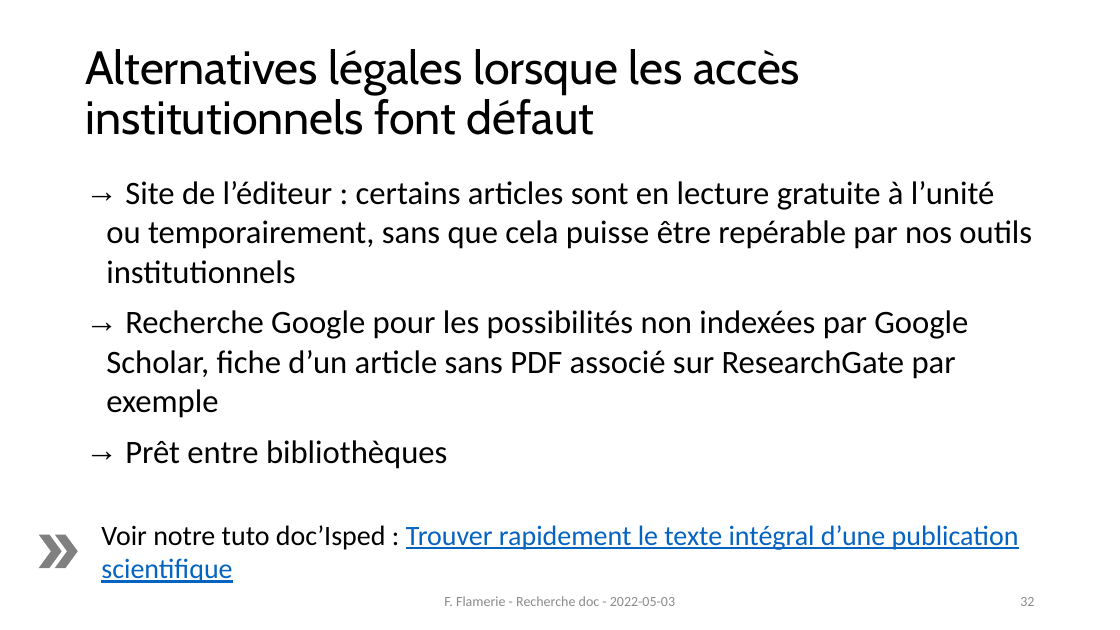
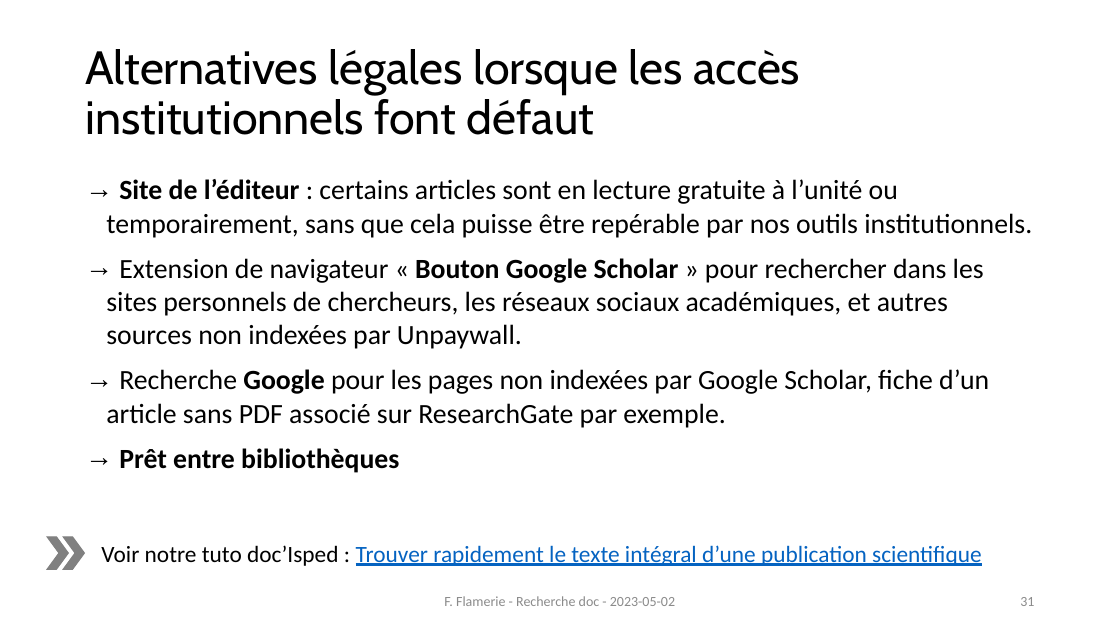
Before and after one commit to fflamerie/formbiblio, a slide deck: slide 31 of docs/module1-1_rech_biblio.pptx (slide 32 before the commit). Drawn at 1120x630 pixels with LibreOffice and Linux fonts; fonts in the diff are those of the drawing. Boxes give left, top, right and bottom in pixels: in the first picture for what was removed or moved away, otherwise in the second. Text is boxed around its words. In the diff, an @@ line names an element or a change of style, - is before the commit and + after.

```diff
--- a/docs/module1-1_rech_biblio.pptx
+++ b/docs/module1-1_rech_biblio.pptx
@@ text at <box>106,179,1032,428</box>: text changed; size 28 to 23.8 pt @@
-→ Site de l’éditeur : certains articles sont en lecture gratuite à l’unité ou temporairement, sans que cela puisse être repérable par nos outils institutionnels
-→ Recherche Google pour les possibilités non indexées par Google Scholar, fiche d’un article sans PDF associé sur ResearchGate par exemple
+→ Site de l’éditeur : certains articles sont en lecture gratuite à l’unité ou temporairement, sans que cela puisse être repérable par nos outils institutionnels.
+→ Extension de navigateur « Bouton Google Scholar » pour rechercher dans les sites personnels de chercheurs, les réseaux sociaux académiques, et autres sources non indexées par Unpaywall.
+→ Recherche Google pour les pages non indexées par Google Scholar, fiche d’un article sans PDF associé sur ResearchGate par exemple.
@@ text at <box>119,448,399,473</box>: size 28 to 23.8 pt, bold on in "Prêt entre bibliothèques" @@
@@ chevron: place and size @@
-chevron at <box>39,535,60,567</box>
+chevron at <box>47,537,68,569</box>
@@ chevron: place and size @@
-chevron at <box>56,535,77,567</box>
+chevron at <box>63,537,84,569</box>
@@ text "Voir notre tuto doc’Isped : ...": place and size @@
-text "Voir notre tuto doc’Isped : ..." at <box>101,525,1019,583</box>
+text "Voir notre tuto doc’Isped : ..." at <box>101,545,982,566</box>
@@ text "Voir notre tuto doc’Isped : ..." at <box>101,545,982,566</box>: size 24 to 20 pt @@
@@ text at <box>444,596,675,606</box>: text changed @@
-F. Flamerie - Recherche doc - 2022-05-03
+F. Flamerie - Recherche doc - 2023-05-02
@@ page number at <box>1020,597,1034,606</box>: text changed @@
-32
+31
```
Also in this commit, not shown: 29 other slides changed, 3 slides added, 3 slides removed, 7 other files.
